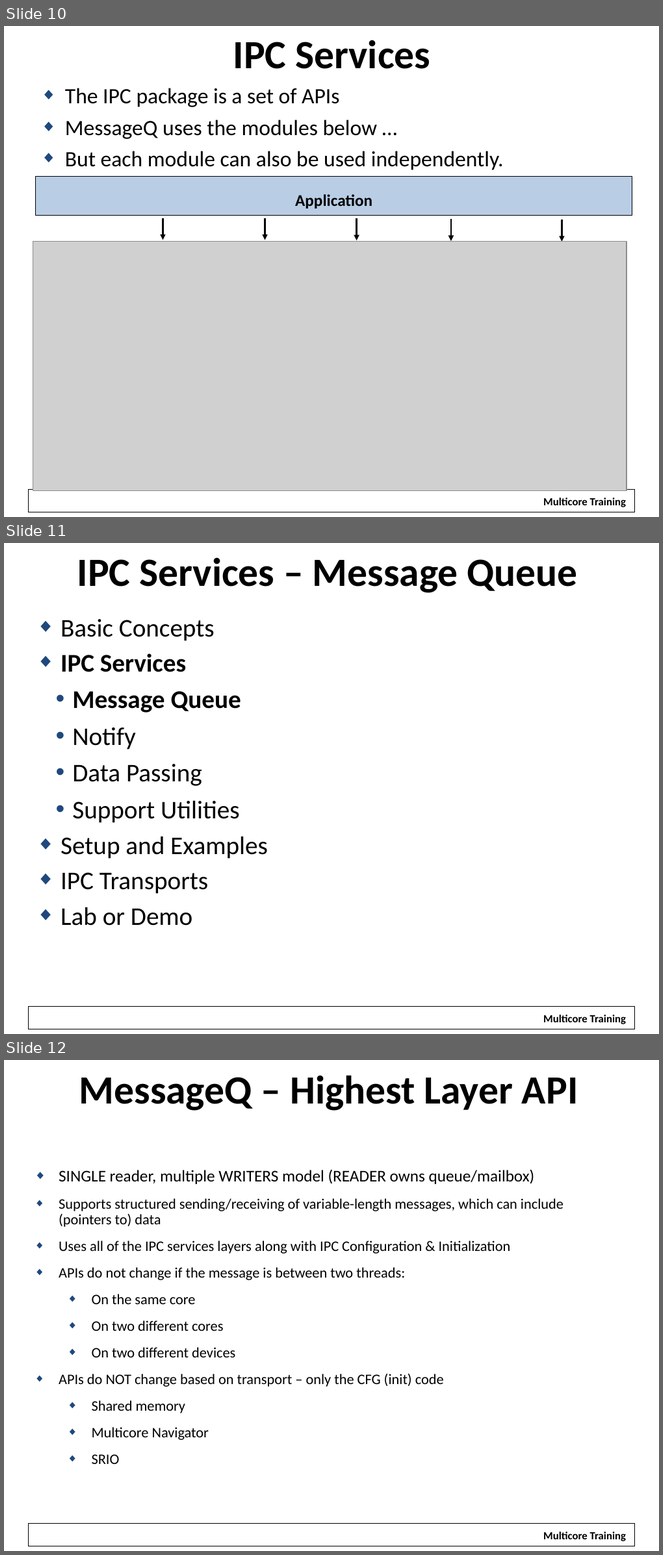
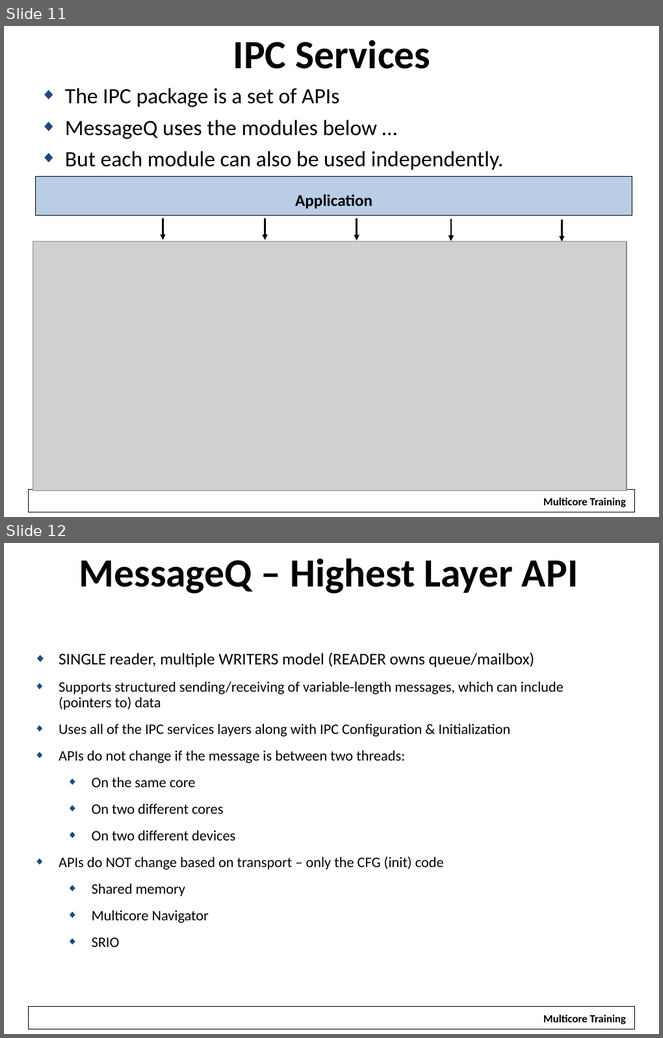
Before and after one commit to hari1989/keystone-workshop, a slide deck: preliminary/Working/presentations/KeyStoneII_ IPC.pptx. Shown one above the other, each under a label of ours: slides 10, 11 and 12 before the commit, slides 11 and 12 after it. The pictures are 663x1555 and 663x1038 pixels, drawn with LibreOffice and Linux fonts; fonts in the diff are those of the drawing; grey boxes stand for pictures; background and template pictures are left out. Boxes give left, top, right and bottom in pixels: in the first picture for what was removed or moved away, otherwise in the second. Text is boxed around its words. In the diff, an @@ line names an element or a change of style, - is before the commit and + after.

```diff
--- a/preliminary/Working/presentations/KeyStoneII_ IPC.pptx
+++ b/preliminary/Working/presentations/KeyStoneII_ IPC.pptx
@@ slide 11 removed at [4, 543, 659, 1034], background #FFFFFF; not listed: 2 template elements that a slide beside it also shows @@
@@ title removed at [77, 557, 578, 593] @@
-IPC Services – Message Queue
@@ text removed at [61, 619, 268, 926] @@
-◆ Basic Concepts
-◆ IPC Services
-    • Message Queue
-    • Notify
-    • Data Passing
-    • Support Utilities
-◆ Setup and Examples
-◆ IPC Transports
-◆ Lab or Demo
@@ what was slide 10 is now slide 11 @@
```
Also in this commit, not shown: 4 slides changed, 11 slides added, 10 other slides removed.
